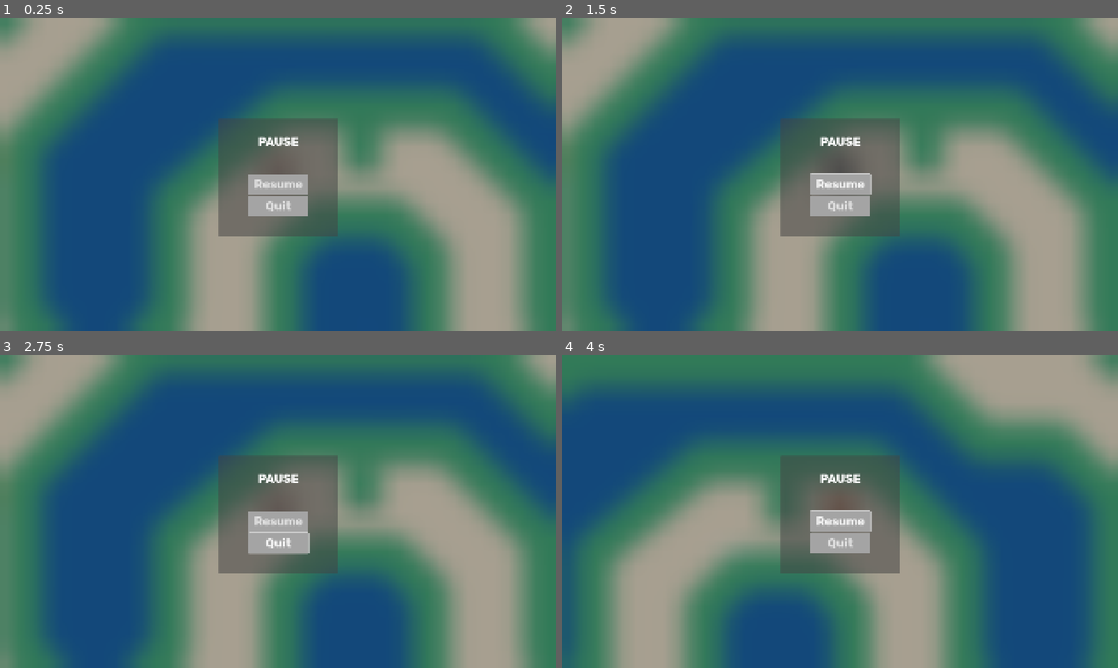
Above: before the commit, frames 1-4 (two rows, left to right).
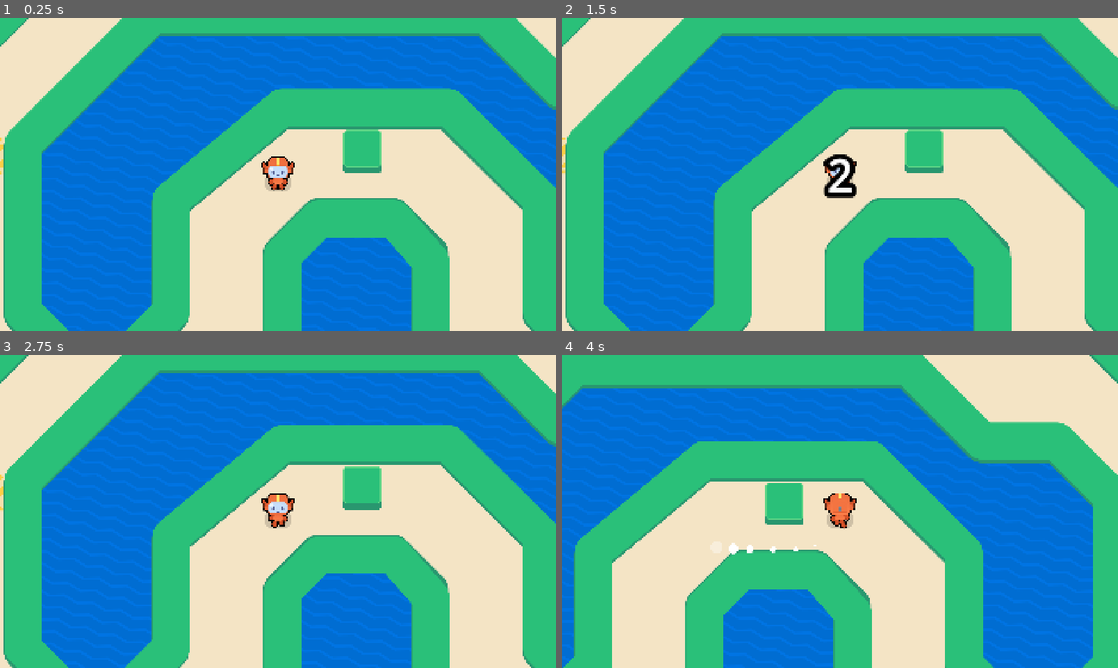
Above: after the commit, the same moments.

Repository: eddiespaget/M9-Top-Down-Movement
Game: Godot game, scene res://lessons/game.tscn
The game is run twice, just before and just after one commit, with the same random seed, the same clock (stepped at 60 frames per second) and the same inputs. The project has no main scene, so this scene is started directly.
Inputs (mouse positions are in pixels of both pictures, inside the frame that each line leads up to):
- Up to frame 1 (0.25 s): no input
- Up to frame 2 (1.5 s): click (840, 183) at 0.5 s, where only the run before the commit has a clickable "Resume"; tap Enter at 1.25 s; move the mouse to (962, 158) at 1.27 s; hold Right (move_right) from 1.28 s (still down); tap Z at 1.35 s; click (962, 158) at 1.42 s
- Up to frame 3 (2.75 s): tap Space at 1.52, 2.27 s; move the mouse to (166, 527) at 2.02 s; release Right (move_right) at 2.03 s; hold Down (move_down) from 2.03 s (still down); tap Z at 2.1 s
- Up to frame 4 (4 s): move the mouse to (895, 442) at 2.77 s; release Down (move_down) at 2.78 s; hold Right (move_right) 2.78-3.53 s; tap Z at 2.85, 3.6 s; move the mouse to (812, 574) at 3.52 s; hold Up (move_up) from 3.53 s (still down); click (812, 574) at 3.67 s

The runs differ from the first frame. In frame 1, 100% of the frame differs, in the area x 0-100%, y 0-100%; in frame 2, 100%; in frame 3, 100%; in frame 4, 100%.

Commit message:
M9L11 making the pause screen interactive
continue at home maybe

Diff:
--- a/lessons/game.tscn
+++ b/lessons/game.tscn
@@ -39,6 +39,7 @@
 
 [node name="CountDown" type="Label" parent="CanvasLayer"]
 unique_name_in_owner = true
+visible = false
 anchors_preset = 8
 anchor_left = 0.5
 anchor_top = 0.5
@@ -57,3 +58,4 @@
 metadata/_custom_type_script = "uid://57e8080cpukf"
 
 [node name="PauseScreen" parent="CanvasLayer" instance=ExtResource("9_tpjcj")]
+menu_opened_amount = 0.0
--- a/lessons/pause_screen.gd
+++ b/lessons/pause_screen.gd
@@ -1,5 +1,10 @@
 @tool
 extends Control
+
+@export_range(0.1, 10.0, 0.01, "or_greater") var animation_duration := 2.3
+
+var _tween: Tween
+var _is_currently_opening := false
 
 @onready var _blur_color_rect: ColorRect = %BlurColorRect
 @onready var _ui_panel_container: PanelContainer = %UIPanelContainer
@@ -17,3 +22,20 @@
 	_blur_color_rect.material.set_shader_parameter("blur_amount", lerp(0.0, 1.5, amount))
 	_blur_color_rect.material.set_shader_parameter("tint_strength", lerp(0.0, 0.2, amount))
 	_ui_panel_container.modulate.a = amount
+
+func toggle() -> void:
+	_is_currently_opening = not _is_currently_opening
+
+	var duration := animation_duration
+
+	if _tween != null:
+		if not _is_currently_opening:
+			duration = _tween.get_total_elapsed_time()
+		_tween.kill()
+
+	_tween = create_tween()
+	_tween.set_ease(Tween.EASE_OUT)
+	_tween.set_trans(Tween.TRANS_QUART)
+
+	var target_amount := 1.0 if _is_currently_opening else 0.0
+	_tween.tween_property(self, "menu_opened_amount", target_amount, duration)
--- a/lessons/pause_screen.tscn
+++ b/lessons/pause_screen.tscn
@@ -31,9 +31,9 @@
 
 [sub_resource type="ShaderMaterial" id="ShaderMaterial_8c4bg"]
 shader = ExtResource("2_vtnhc")
-shader_parameter/blur_amount = 6.68400031749
+shader_parameter/blur_amount = 0.0
 shader_parameter/tint = Color(0, 0, 0, 1)
-shader_parameter/tint_strength = 0.3050000144875
+shader_parameter/tint_strength = 0.0
 shader_parameter/saturation = 0.6950000330125
 
 [node name="PauseScreen" type="Control"]
@@ -45,6 +45,8 @@
 grow_vertical = 2
 theme = SubResource("Theme_jtw2t")
 script = ExtResource("2_qb0gi")
+animation_duration = null
+menu_opened_amount = 1.0
 
 [node name="BlurColorRect" type="ColorRect" parent="."]
 unique_name_in_owner = true
